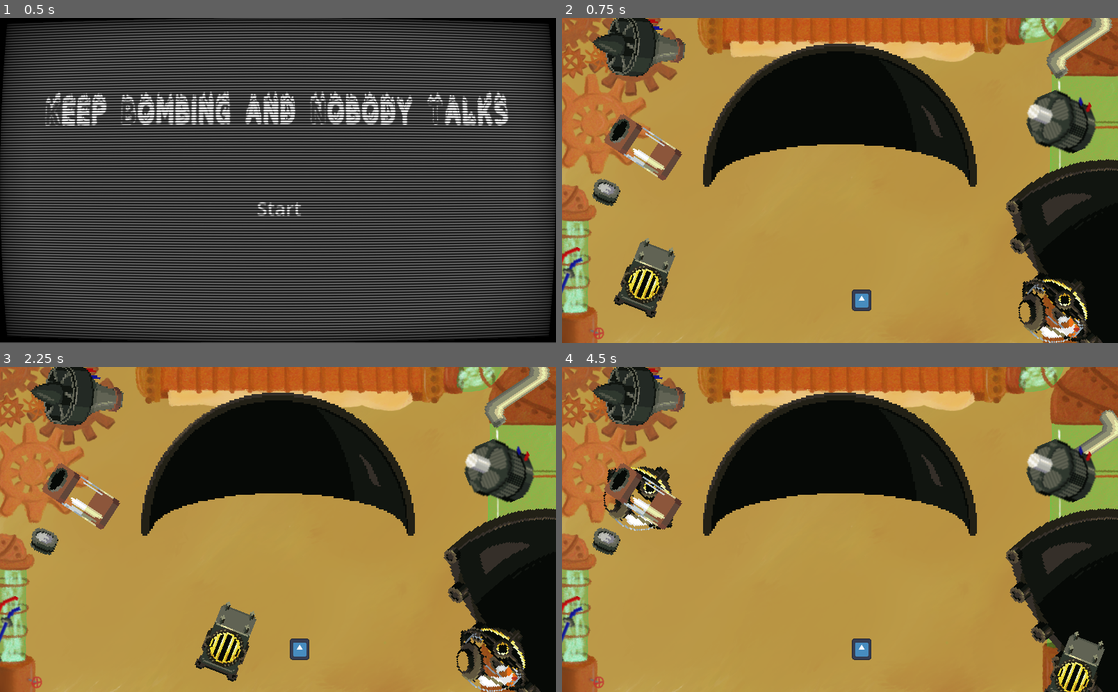
Above: before the commit, frames 1-4 (two rows, left to right).
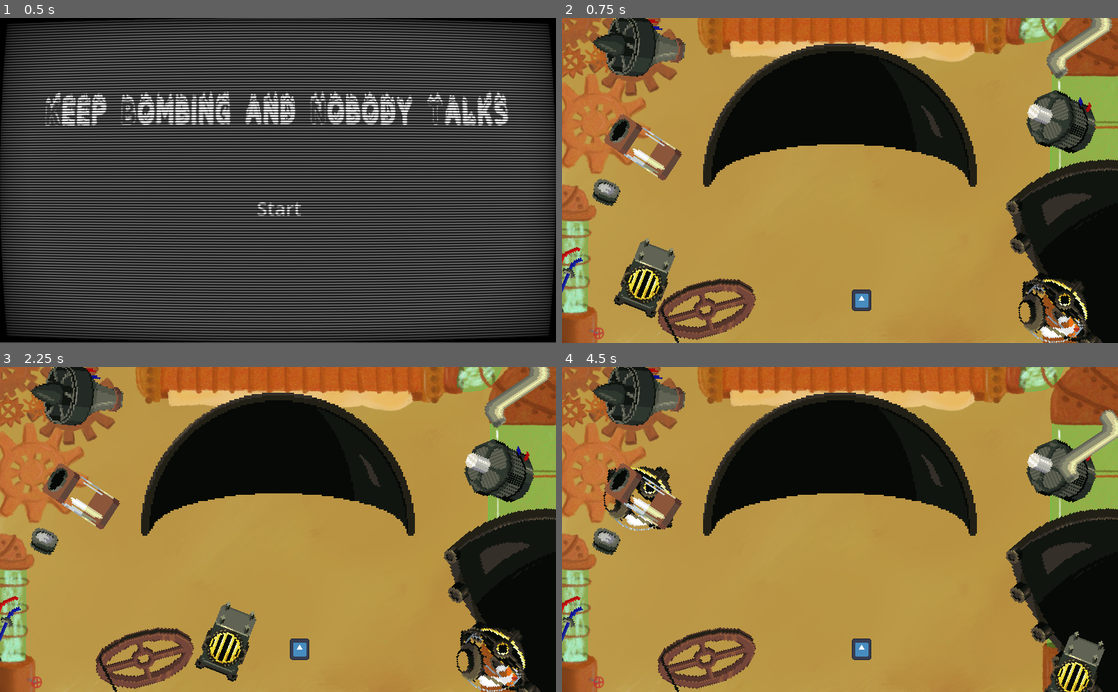
Above: after the commit, the same moments.

Repository: MarianPoirot/Gamejam-construire
Game: Godot game, scene res://Scenes/World/Opening.tscn
Two runs of this game, one before a commit and one after it. Both use one fixed random seed, a clock stepped at 60 frames per second and the inputs below. The engine's default icon, where the game draws it, is replaced by a stand-in: a white triangle on a blue panel in a dark square.
Inputs (mouse positions are in pixels of both pictures, inside the frame that each line leads up to):
- Up to frame 1 (0.5 s): no input
- Up to frame 2 (0.75 s): click "Start" at 0.5 s
- Up to frame 3 (2.25 s): tap Enter at 1.25 s; drag from (278, 461) to (517, 672) at 1.27 s; tap Space (start) at 2 s; drag from (88, 627) to (517, 672) at 2.02 s
- Up to frame 4 (4.5 s): tap R (restart) at 2.75, 4.25 s; move the mouse to (1056, 656) at 2.77 s; hold Space (start) 2.78-3.5 s; click (1056, 656) at 2.92 s; drag from (645, 497) to (1084, 513) at 3.52 s; drag from (1079, 389) to (1112, 558) at 4.27 s

Frame 1 is identical in both runs. In frame 2, 2.2% of the frame differs, in the area x 0-97%, y 22-100%; in frame 3, 2.2%; in frame 4, 2.5%.

Commit message:
added goupille

Diff:
--- a/Scenes/Pieces/goupille.tscn
+++ b/Scenes/Pieces/goupille.tscn
@@ -1,12 +1,22 @@
-[gd_scene load_steps=3 format=3 uid="uid://bvmk1lo1hl4ea"]
+[gd_scene load_steps=4 format=3 uid="uid://bvmk1lo1hl4ea"]
 
 [ext_resource type="PackedScene" uid="uid://dfk32paob4qpa" path="res://Scenes/Pieces/Piece.tscn" id="1_p6qld"]
+[ext_resource type="Texture2D" uid="uid://ddd8tn4s68iws" path="res://Assets/Sprites/Roue.png" id="2_5g1y2"]
 
 [sub_resource type="CapsuleShape2D" id="CapsuleShape2D_ilwx4"]
-height = 64.0
+radius = 16.9706
+height = 60.8112
 
 [node name="goupille" instance=ExtResource("1_p6qld")]
 id = 14
 
-[node name="DragDropCollision" parent="." index="0"]
+[node name="Sprite2D" type="Sprite2D" parent="." index="0"]
+texture = ExtResource("2_5g1y2")
+
+[node name="DragDropCollision" parent="." index="1"]
+position = Vector2(0, 6)
+rotation = 0.785398
 shape = SubResource("CapsuleShape2D_ilwx4")
+
+[node name="Ancre" parent="." index="2"]
+position = Vector2(0, 6)
--- a/Scenes/World/Main.tscn
+++ b/Scenes/World/Main.tscn
@@ -15,6 +15,7 @@
 [ext_resource type="PackedScene" uid="uid://cv1dso1cy3a1p" path="res://Scenes/liquide/entonoire.tscn" id="13_nxo70"]
 [ext_resource type="PackedScene" uid="uid://i5pnksdpe1cm" path="res://Scenes/liquide/liquide.tscn" id="14_ug5mp"]
 [ext_resource type="Texture2D" uid="uid://dfdr853dc81db" path="res://icon.svg" id="15_dk3cs"]
+[ext_resource type="PackedScene" uid="uid://bvmk1lo1hl4ea" path="res://Scenes/Pieces/goupille.tscn" id="16_vplyf"]
 
 [node name="Main" type="Node2D"]
 script = ExtResource("1_vn17v")
@@ -33,7 +34,27 @@
 scale = Vector2(3, 3)
 
 [node name="Chaudiere" parent="." instance=ExtResource("6_ncykg")]
+texture_filter = 1
 position = Vector2(159, 479)
+scale = Vector2(3, 3)
+
+[node name="Cable" parent="." instance=ExtResource("10_scpqc")]
+texture_filter = 1
+position = Vector2(26.0001, 575)
+scale = Vector2(3, 3)
+
+[node name="Turbine" parent="." instance=ExtResource("7_pxymf")]
+position = Vector2(141, 53)
+scale = Vector2(3, 3)
+
+[node name="Moteur" parent="." instance=ExtResource("11_mkq26")]
+texture_filter = 1
+position = Vector2(921, 193)
+scale = Vector2(3, 3)
+
+[node name="goupille" parent="." instance=ExtResource("16_vplyf")]
+texture_filter = 1
+position = Vector2(256, 552)
 scale = Vector2(3, 3)
 
 [node name="ballon" parent="." instance=ExtResource("2_y7w6m")]
@@ -49,30 +70,22 @@
 position = Vector2(951, 43)
 scale = Vector2(3, 3)
 
-[node name="Turbine" parent="." instance=ExtResource("7_pxymf")]
-position = Vector2(141, 53)
-scale = Vector2(3, 3)
-
-[node name="Cable" parent="." instance=ExtResource("10_scpqc")]
-position = Vector2(26.0001, 575)
-scale = Vector2(3, 3)
-
-[node name="Moteur" parent="." instance=ExtResource("11_mkq26")]
-position = Vector2(921, 193)
-scale = Vector2(3, 3)
-
 [node name="bouchon" parent="." instance=ExtResource("12_6p58o")]
+texture_filter = 1
 position = Vector2(81, 322)
 scale = Vector2(3, 3)
 
 [node name="Area2D" parent="." instance=ExtResource("13_nxo70")]
+texture_filter = 1
 position = Vector2(466, 423)
 
 [node name="Eau" parent="." instance=ExtResource("14_ug5mp")]
+texture_filter = 1
 position = Vector2(726, 546)
 id = 9
 
 [node name="Sodium" parent="." instance=ExtResource("14_ug5mp")]
+texture_filter = 1
 position = Vector2(551, 521)
 id = 19
 
Not shown: 1 places in Scenes/World/Main.tscn that only renumber resources
